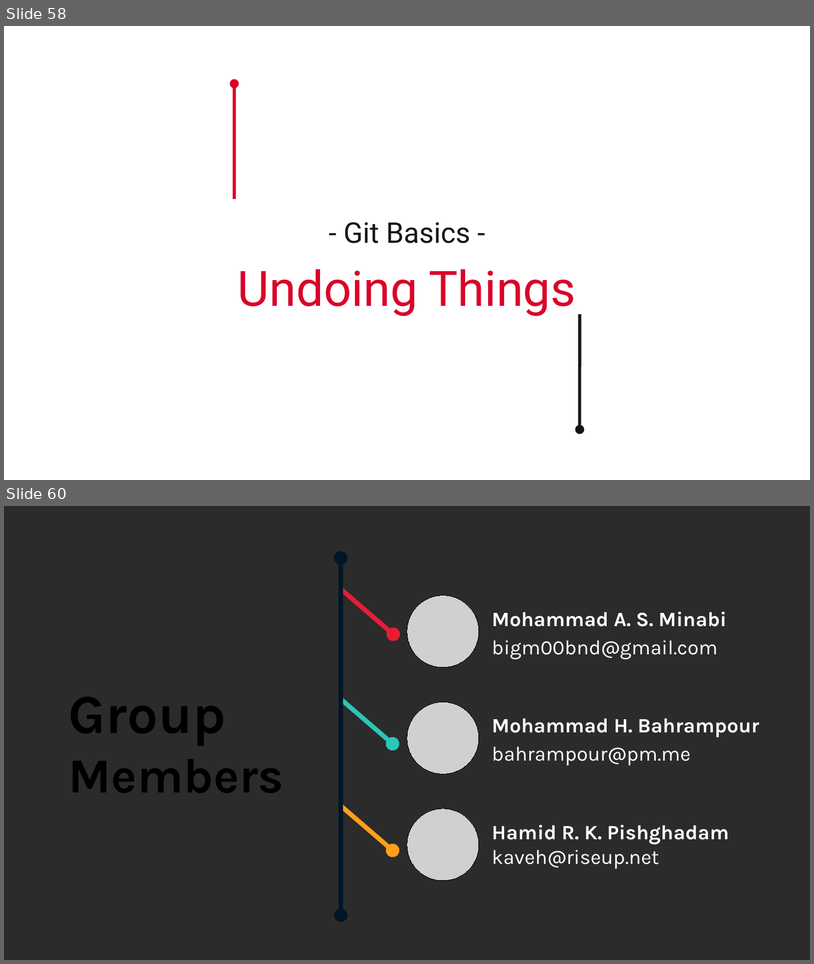
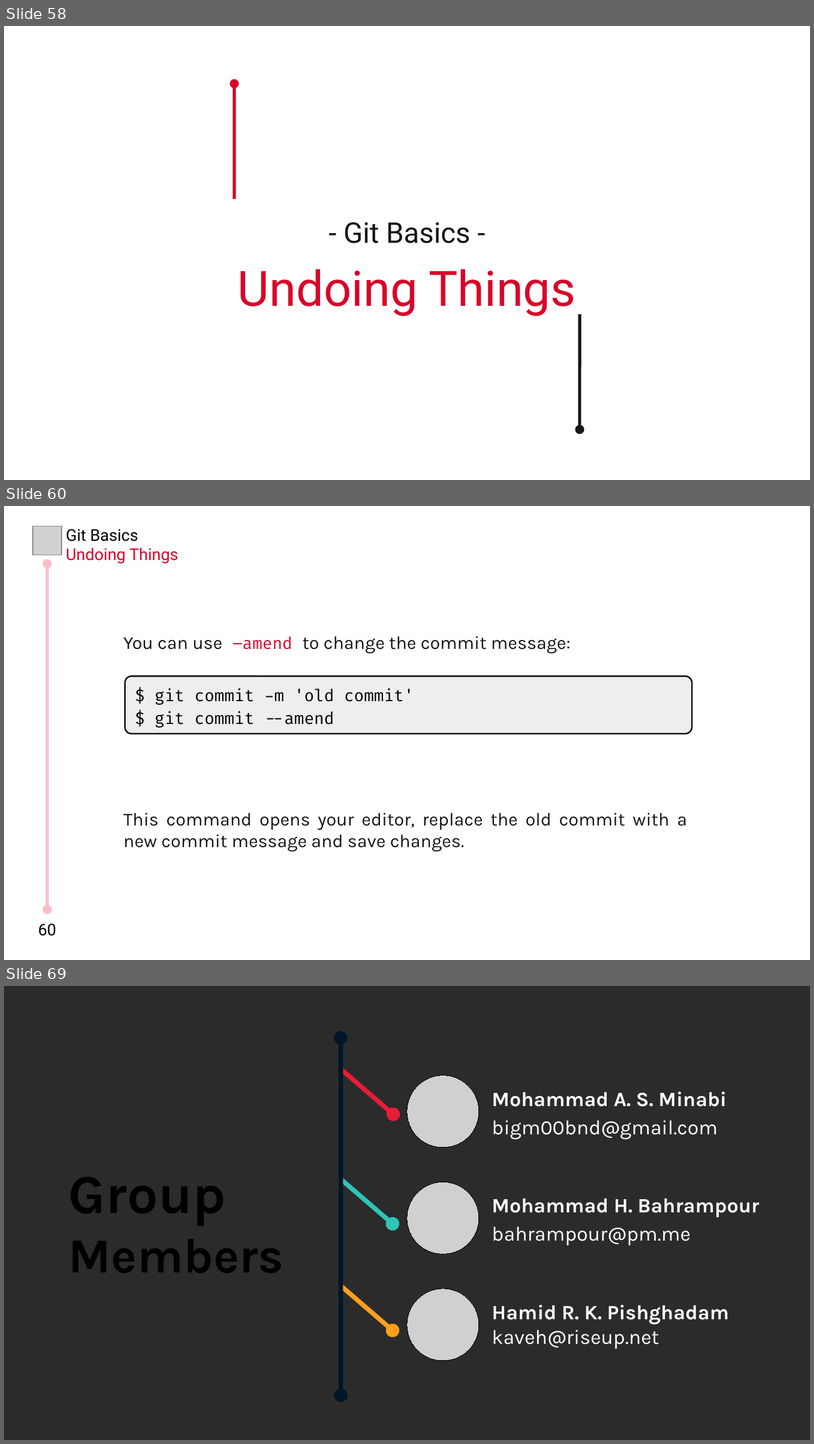
Before and after one commit to MHBahrampour/git-presentation-files, a slide deck: Chapter 2/Chapter 2.odp. Shown one above the other, each under a label of ours: slides 58 and 60 before the commit, slides 58, 60 and 69 after it; the slides between them are not shown. The pictures are 814x964 and 814x1444 pixels, drawn with LibreOffice and Linux fonts; fonts in the diff are those of the drawing; grey boxes stand for pictures; background and template pictures are left out; a plain dark background stands for a picture behind light text. Boxes give left, top, right and bottom in pixels: in the first picture for what was removed or moved away, otherwise in the second. Text is boxed around its words. In the diff, an @@ line names an element or a change of style, - is before the commit and + after.

Commit message:
'Ch2 - Undoing Things' is completed

```diff
--- a/Chapter 2/Chapter 2.odp
+++ b/Chapter 2/Chapter 2.odp
@@ slide 60 added at bbox=[4, 506, 810, 960], background #FFFFFF @@
@@ picture added at bbox=[33, 526, 61, 555] @@
@@ text added at bbox=[66, 529, 179, 564], 16 pt, text #D90429 @@
+Git Basics
+Undoing Things
@@ double arrow added from (47, 564) to (47, 909), #FCBDC8 3 pt @@
@@ text added at bbox=[123, 636, 687, 852], 18 pt, text #151515 @@
+You can use –amend to change the commit message:
+This command opens your editor, replace the old commit with a new commit message and save changes.
@@ rounded rectangle added at bbox=[125, 676, 693, 733], fill #EEEEEE, outline #151515 1.5 pt, 16 pt, text #000000 @@
+$ git commit -m 'old commit'
+$ git commit --amend
@@ text added at bbox=[38, 923, 56, 936], 16 pt, text #000000 @@
+60
@@ what was slide 60 is now slide 69 @@
```
Also in this commit, not shown: 1 slide changed, 8 other slides added.
